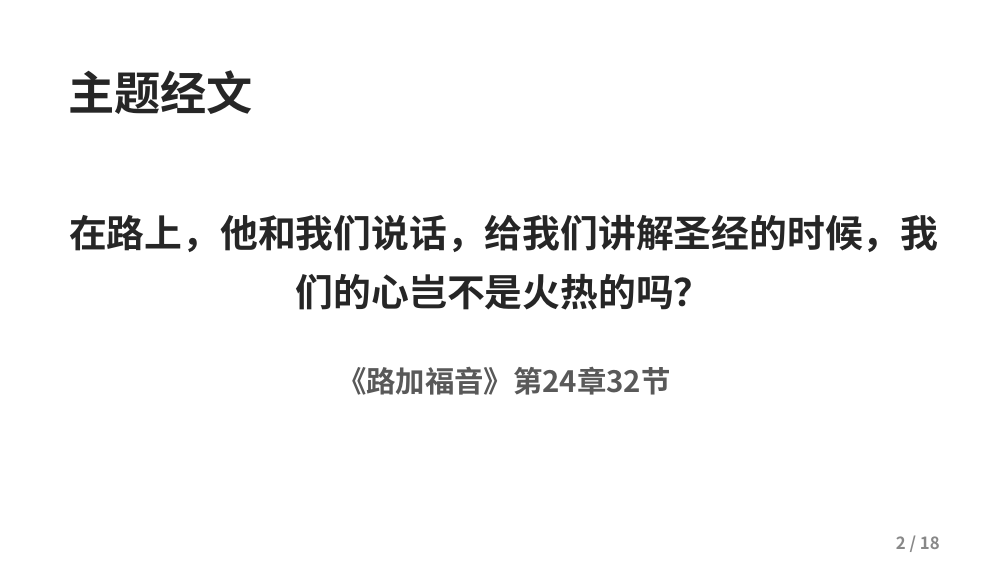
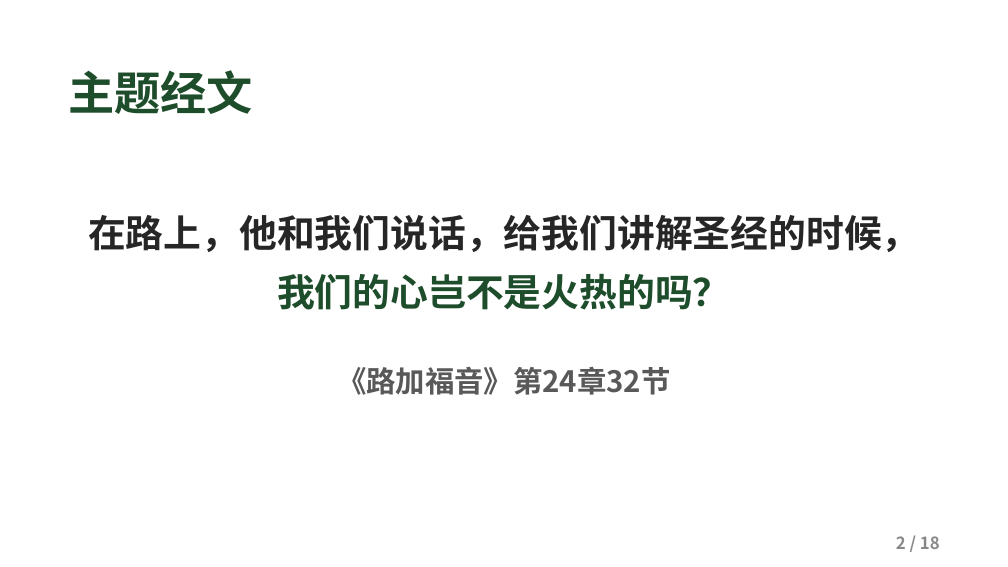
Before and after one commit to kaylechou/propresenter-lyric-tool, a slide deck: slide 2 of docs/从灰心到见证.pptx. Drawn at 1008x567 pixels with LibreOffice and Linux fonts; fonts in the diff are those of the drawing; background and template pictures are left out. Boxes give left, top, right and bottom in pixels: in the first picture for what was removed or moved away, otherwise in the second. Text is boxed around its words. In the diff, an @@ line names an element or a change of style, - is before the commit and + after.

```diff
--- a/docs/从灰心到见证.pptx
+++ b/docs/从灰心到见证.pptx
@@ text "主题经文" at <box>68,70,253,114</box>: text colour #262626 to #1E4D2B @@
@@ text at <box>88,215,920,310</box>: text changed @@
-在路上，他和我们说话，给我们讲解圣经的时候，我们的心岂不是火热的吗？
+在路上，他和我们说话，给我们讲解圣经的时候，
+我们的心岂不是火热的吗？
```
Also in this commit, not shown: 17 other slides changed.
